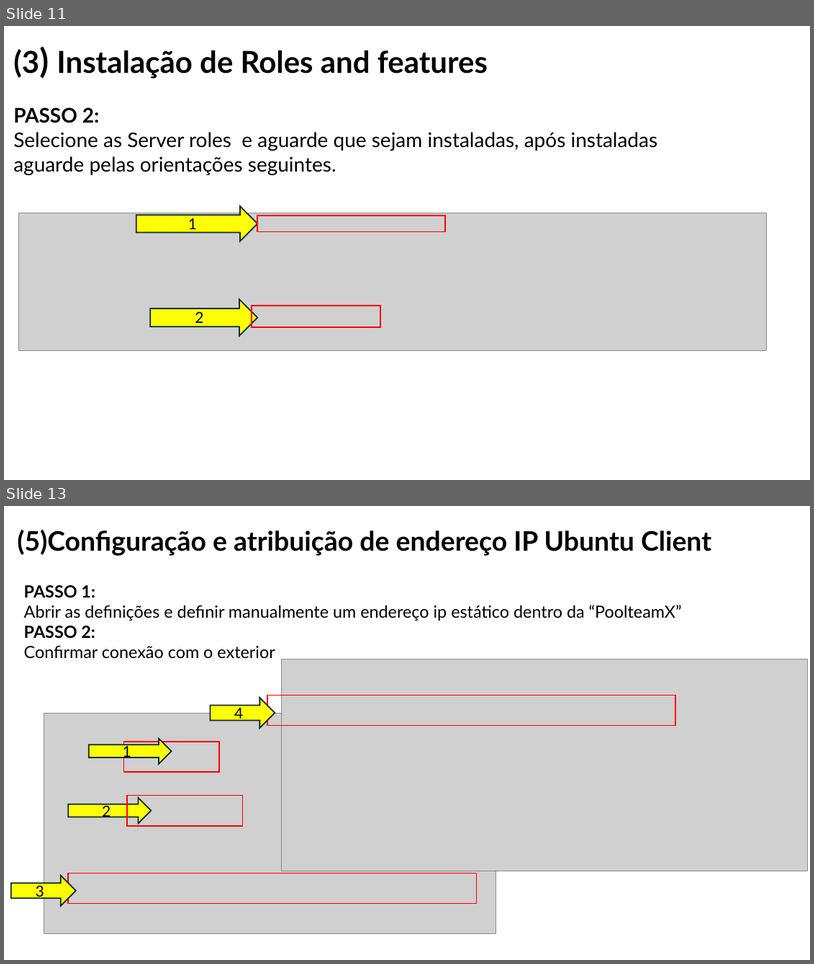
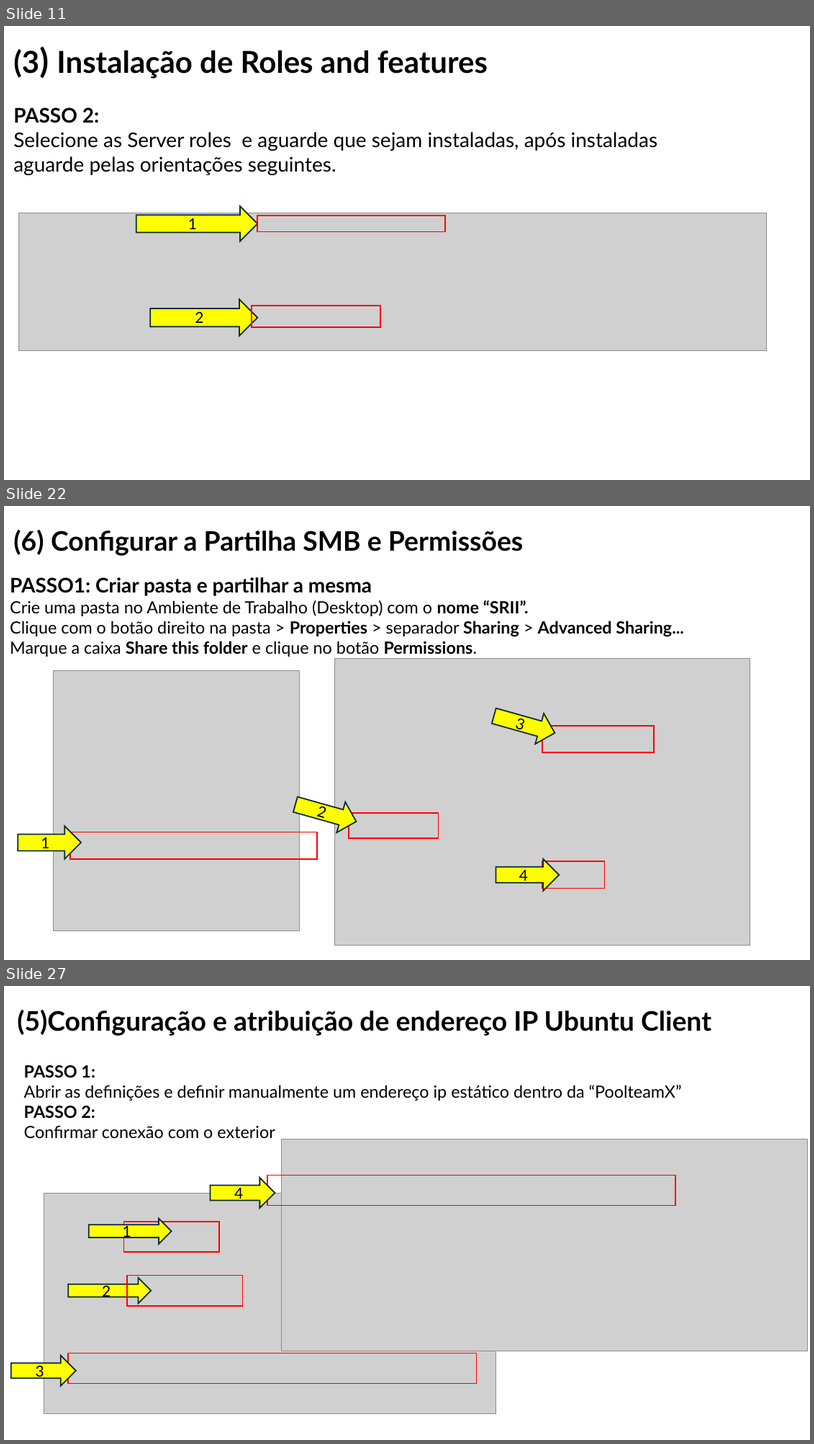
Before and after one commit to orlandonss/TrabalhoSR2, a slide deck: Relatorio_Tutoriais_Workshop/WORKSHOP WINDOWS AD DS & LINUX SERVICES.pptx. Shown one above the other, each under a label of ours: slides 11 and 13 before the commit, slides 11, 22 and 27 after it; the slides between them are not shown. The pictures are 814x964 and 814x1444 pixels, drawn with LibreOffice and Linux fonts; fonts in the diff are those of the drawing; grey boxes stand for pictures. Boxes give left, top, right and bottom in pixels: in the first picture for what was removed or moved away, otherwise in the second. Text is boxed around its words. In the diff, an @@ line names an element or a change of style, - is before the commit and + after.

```diff
--- a/Relatorio_Tutoriais_Workshop/WORKSHOP WINDOWS AD DS & LINUX SERVICES.pptx
+++ b/Relatorio_Tutoriais_Workshop/WORKSHOP WINDOWS AD DS & LINUX SERVICES.pptx
@@ slide 22 added at <box>4,506,810,960</box>, background #FFFFFF @@
@@ title added at <box>13,530,523,556</box>, 32 pt, text #000000, bold @@
+(6) Configurar a Partilha SMB e Permissões
@@ text added at <box>10,577,684,656</box>, 20 pt, text #000000 @@
+PASSO1: Criar pasta e partilhar a mesma
+Crie uma pasta no Ambiente de Trabalho (Desktop) com o nome “SRII”.
+Clique com o botão direito na pasta > Properties > separador Sharing > Advanced Sharing...
+Marque a caixa Share this folder e clique no botão Permissions.
@@ picture added at <box>54,671,300,931</box> @@
@@ picture added at <box>335,658,750,944</box> @@
@@ right arrow added at <box>490,700,560,748</box>, fill #FFFF00, outline #092A39 1.5 pt, 18 pt, text #000000 @@
+3
@@ rectangle added at <box>543,726,654,753</box>, outline #FF0000 1.5 pt @@
@@ right arrow added at <box>291,789,361,836</box>, fill #FFFF00, outline #092A39 1.5 pt, 18 pt, text #000000 @@
+2
@@ right arrow added at <box>18,826,82,860</box>, fill #FFFF00, outline #092A39 1.5 pt, 18 pt, text #000000 @@
+1
@@ rectangle added at <box>349,813,439,838</box>, outline #FF0000 1.5 pt @@
@@ rectangle added at <box>70,832,316,860</box>, outline #FF0000 1.5 pt @@
@@ right arrow added at <box>496,859,560,890</box>, fill #FFFF00, outline #092A39 1.5 pt, 18 pt, text #000000 @@
+4
@@ rectangle added at <box>543,861,604,888</box>, outline #FF0000 1.5 pt @@
@@ what was slide 13 is now slide 27 @@
```
Also in this commit, not shown: 14 other slides added, 1 slide removed, 2 other files.
